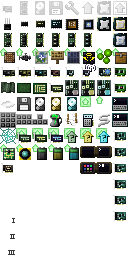
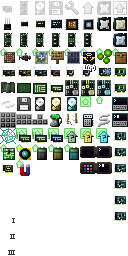
Layers edited between the first and the second 128 x 256 image:
painted on "items" (2nd of 2, in "items") over [16,160,30,176]
